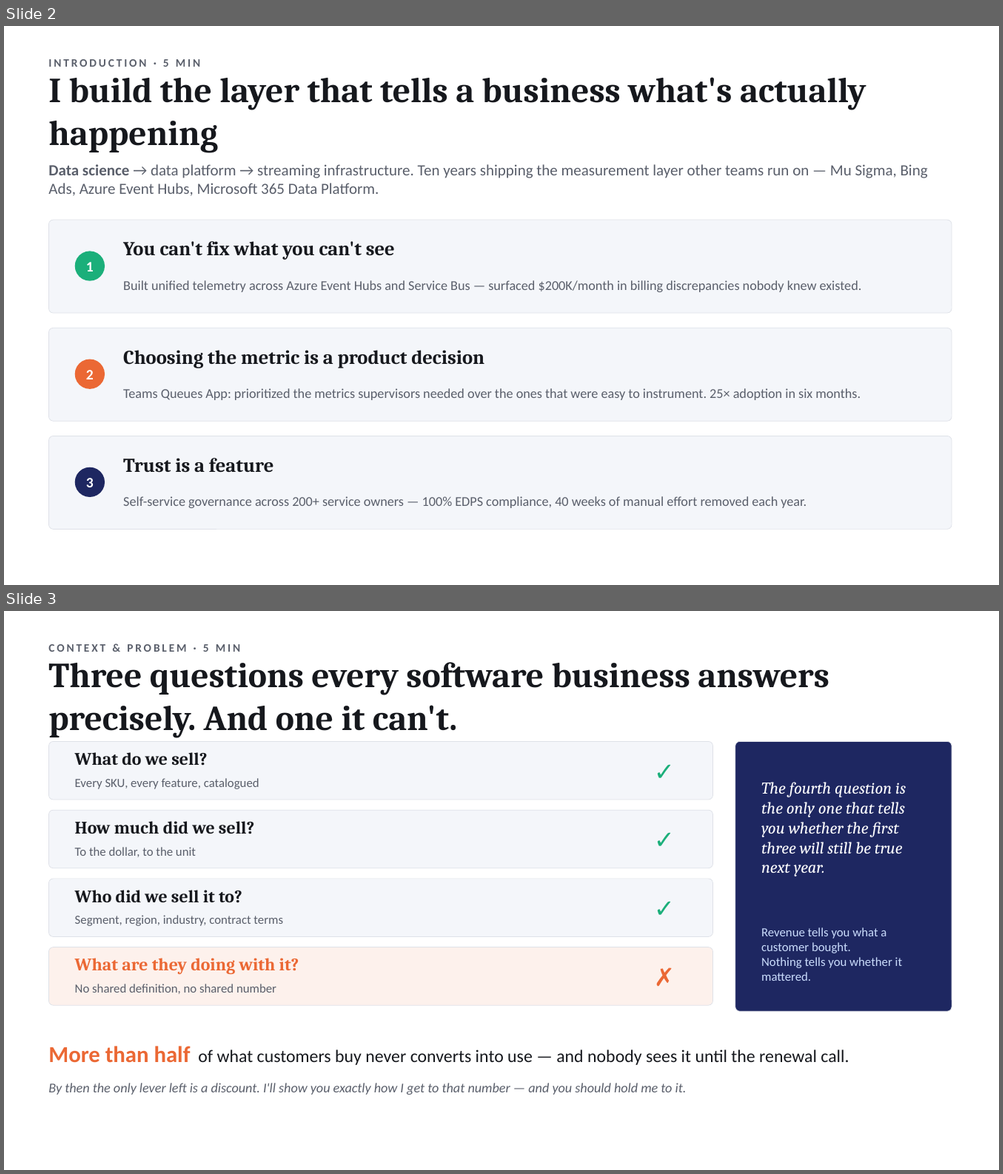
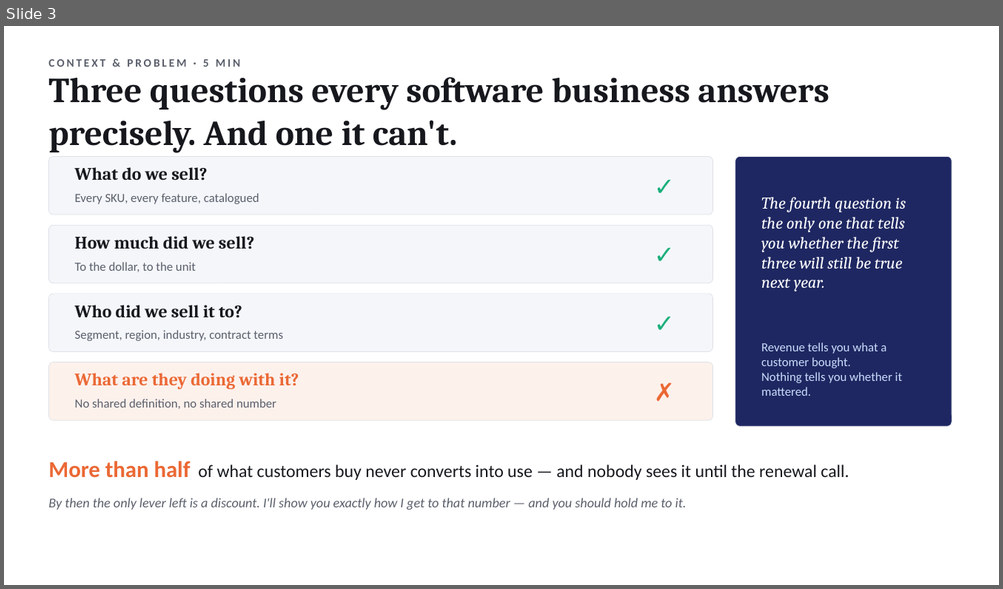
Before and after one commit to suraj-iyer9/AnalyticsFW-Aug2026, a slide deck: docs/executive_deck.pptx. Shown one above the other, each under a label of ours: slides 2 and 3 before the commit, slide 3 after it. The pictures are 1003x1174 and 1003x589 pixels, drawn with LibreOffice and Linux fonts; fonts in the diff are those of the drawing. Boxes give left, top, right and bottom in pixels: in the first picture for what was removed or moved away, otherwise in the second. Text is boxed around its words. In the diff, an @@ line names an element or a change of style, - is before the commit and + after.

Commit message:
Slide 2 rebuild, title slide name only, VRR occupancy reframe, quadrant slider fix

```diff
--- a/docs/executive_deck.pptx
+++ b/docs/executive_deck.pptx
@@ slide 2 removed at (x1=4, y1=26, x2=999, y2=585), background #FFFFFF @@
@@ text removed at (x1=48, y1=59, x2=200, y2=67) @@
-INTRODUCTION · 5 MIN
@@ text removed at (x1=48, y1=77, x2=866, y2=153) @@
-I build the layer that tells a business what's actually happening
@@ text removed at (x1=48, y1=164, x2=928, y2=196) @@
-Data science → data platform → streaming infrastructure. Ten years shipping the measurement layer other teams run on — Mu Sigma, Bing Ads, Azure Event Hubs, Microsoft 365 Data Platform.
@@ rounded rectangle removed at (x1=48, y1=220, x2=951, y2=313) @@
@@ text removed at (x1=123, y1=241, x2=395, y2=260) @@
-You can't fix what you can't see
@@ ellipse removed at (x1=75, y1=251, x2=105, y2=281) @@
@@ text removed at (x1=86, y1=262, x2=94, y2=272) @@
-1
@@ text removed at (x1=123, y1=281, x2=862, y2=292) @@
-Built unified telemetry across Azure Event Hubs and Service Bus — surfaced $200K/month in billing discrepancies nobody knew existed.
@@ rounded rectangle removed at (x1=48, y1=328, x2=951, y2=421) @@
@@ text removed at (x1=123, y1=350, x2=484, y2=369) @@
-Choosing the metric is a product decision
@@ ellipse removed at (x1=75, y1=360, x2=105, y2=389) @@
@@ text removed at (x1=86, y1=370, x2=94, y2=380) @@
-2
@@ text removed at (x1=123, y1=389, x2=860, y2=400) @@
-Teams Queues App: prioritized the metrics supervisors needed over the ones that were easy to instrument. 25× adoption in six months.
@@ rounded rectangle removed at (x1=48, y1=437, x2=951, y2=530) @@
@@ ellipse removed at (x1=75, y1=468, x2=105, y2=497) @@
@@ text removed at (x1=123, y1=458, x2=274, y2=473) @@
-Trust is a feature
@@ text removed at (x1=86, y1=478, x2=94, y2=488) @@
-3
@@ text removed at (x1=123, y1=497, x2=806, y2=508) @@
-Self-service governance across 200+ service owners — 100% EDPS compliance, 40 weeks of manual effort removed each year.
```
Also in this commit, not shown: 3 slides changed, 1 slide added, 3 other files.
